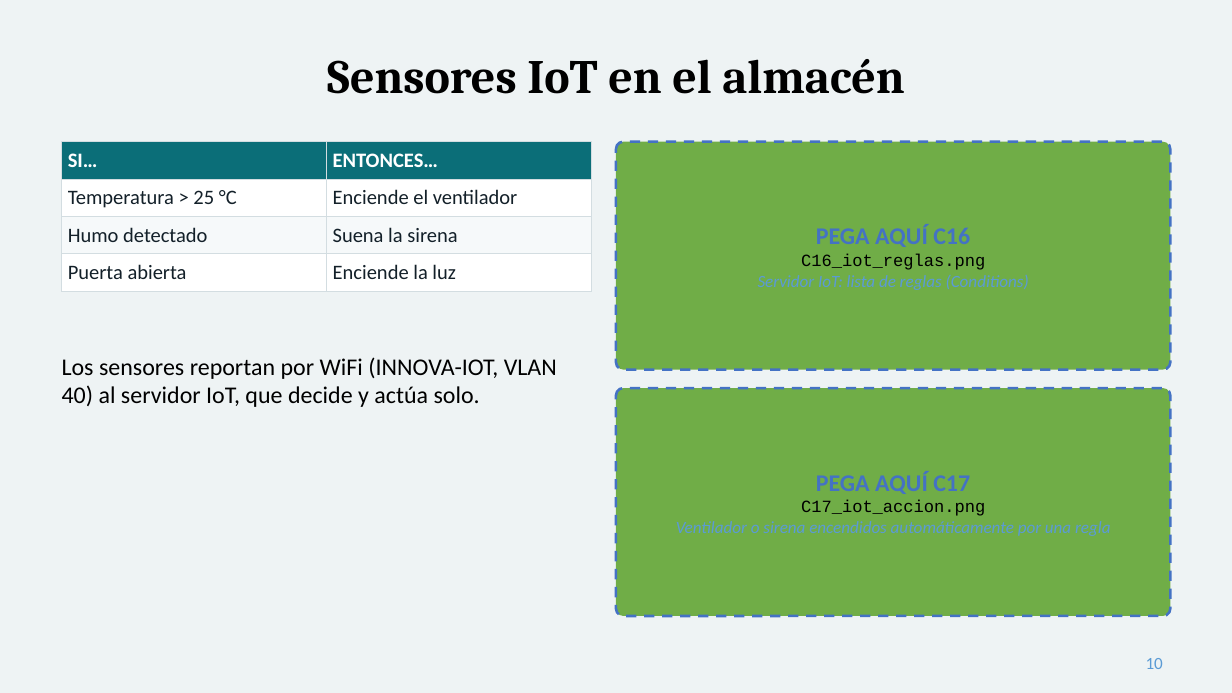
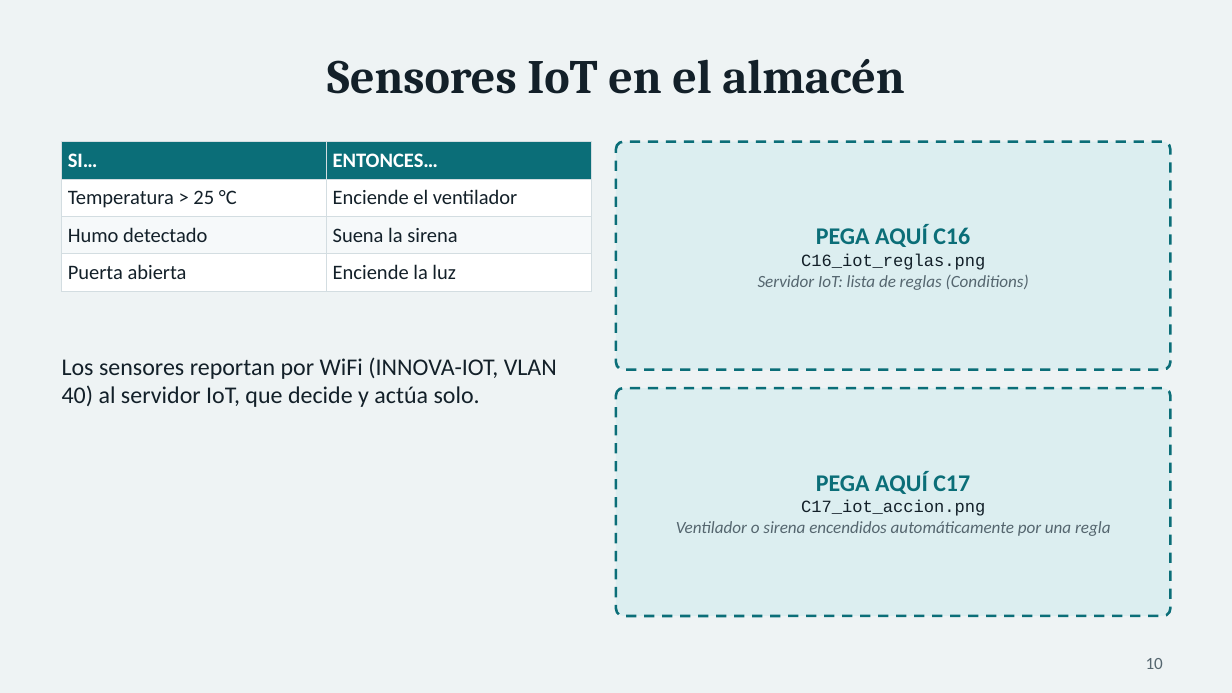
Before and after one commit to USX22/inalambricreds2, a slide deck: slide 10 of entregables/Presentacion_InnovaLogistics.pptx. Drawn at 1232x693 pixels with LibreOffice and Linux fonts; fonts in the diff are those of the drawing. Boxes give left, top, right and bottom in pixels: in the first picture for what was removed or moved away, otherwise in the second. Text is boxed around its words. In the diff, an @@ line names an element or a change of style, - is before the commit and + after.

```diff
--- a/entregables/Presentacion_InnovaLogistics.pptx
+++ b/entregables/Presentacion_InnovaLogistics.pptx
@@ title "Sensores IoT en el almacén" at bbox=[327, 59, 904, 94]: text colour #000000 to #132029 @@
@@ rounded rectangle at bbox=[616, 142, 1170, 370]: fill #70AD47 to #DCEEF0; outline #4472C4 1.5 pt dashed to #0B6E78 1.5 pt dashed @@
@@ text "PEGA AQUÍ C16" at bbox=[758, 224, 1029, 290]: text colour #4472C4 to #0B6E78 in "PEGA AQUÍ C16"; text colour #000000 to #132029 in "C16_iot_reglas.png"; text colour #5B9BD5 to #55666F in "Servidor IoT: lista de reglas (Conditions)" @@
@@ text "Los sensores reportan por WiFi ..." at bbox=[62, 357, 557, 407]: text colour #000000 to #132029 @@
@@ rounded rectangle at bbox=[616, 388, 1170, 616]: fill #70AD47 to #DCEEF0; outline #4472C4 1.5 pt dashed to #0B6E78 1.5 pt dashed @@
@@ text "PEGA AQUÍ C17" at bbox=[676, 471, 1110, 536]: text colour #4472C4 to #0B6E78 in "PEGA AQUÍ C17"; text colour #000000 to #132029 in "C17_iot_accion.png"; text colour #5B9BD5 to #55666F in "Ventilador o sirena encendidos automáticamente por una ..." @@
@@ page number at bbox=[1146, 658, 1163, 669]: text colour #5B9BD5 to #55666F @@
```
Also in this commit, not shown: 13 other slides changed.
